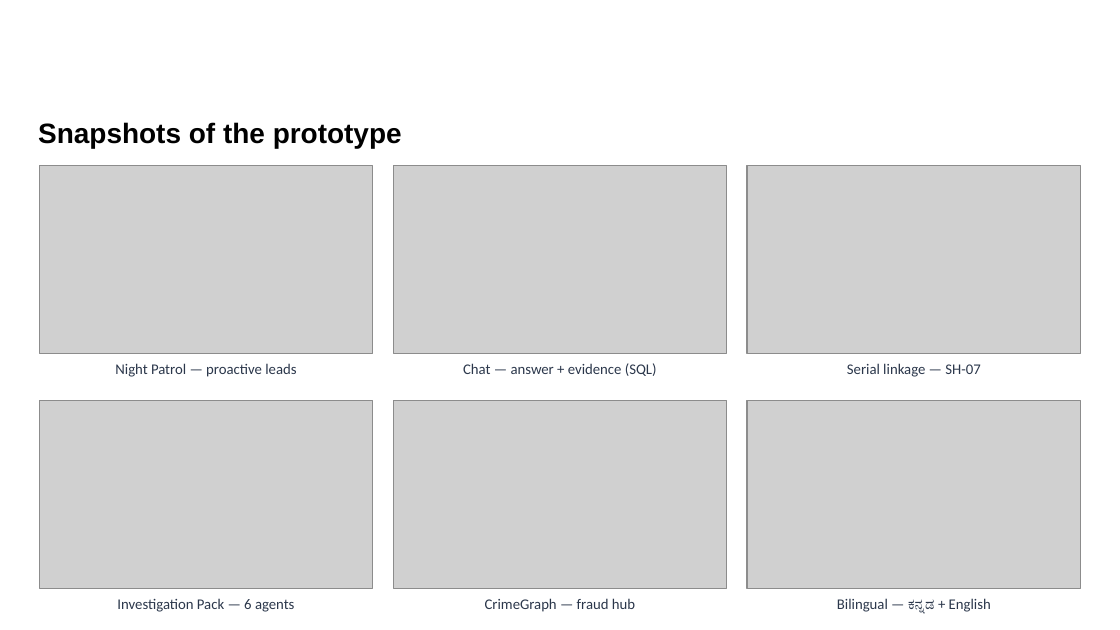
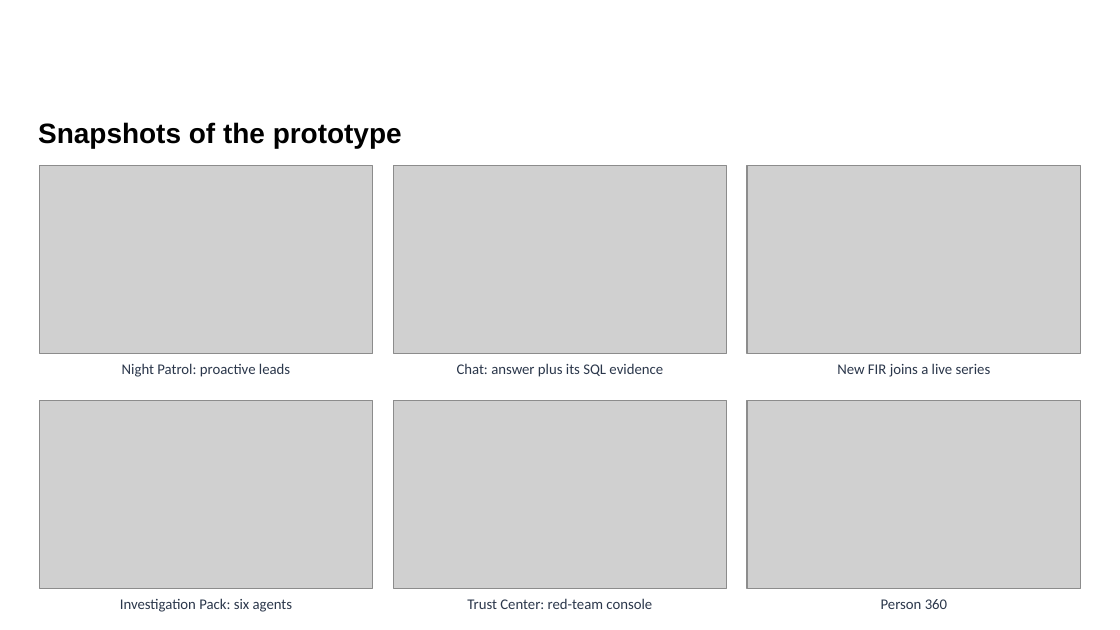
Before and after one commit to arungeekay/anveshak, a slide deck: slide 11 of ANVESHAK_KSP_Datathon_2026_Submission.pptx. Drawn at 1120x630 pixels with LibreOffice and Linux fonts; fonts in the diff are those of the drawing; grey boxes stand for pictures; background and template pictures are left out. Boxes give left, top, right and bottom in pixels: in the first picture for what was removed or moved away, otherwise in the second. Text is boxed around its words. In the diff, an @@ line names an element or a change of style, - is before the commit and + after.

Commit message:
video+deck: refresh both for the Stage-2 feature set
Video (2:38, within the 3-minute limit): re-recorded against the live app covering
all nine views. New beats: the patrol plan, the Trust Center red-team console
refusing injection and caste profiling, the audit chain verifying, a new FIR filed
in plain words joining SH-07 as case 16, the series replay crossing three
districts, the counterfactual, Person 360 and role-scoped answers.

Deck: rewritten for what the app now does, with six fresh screenshots including
the live intake and the red-team console. Benchmarks slide adds the counterfactual,
the ten-second investigation and the guardrail record. Catalyst slide separates
what is live from what is integrated with an honest status.

Also corrected a caption that hardcoded fifteen offences; the intake earlier in the
demo grows the series to sixteen.

```diff
--- a/ANVESHAK_KSP_Datathon_2026_Submission.pptx
+++ b/ANVESHAK_KSP_Datathon_2026_Submission.pptx
@@ text at (122,363,290,377): text changed @@
-Night Patrol — proactive leads
+Night Patrol: proactive leads
@@ text at (457,363,663,377): text changed @@
-Chat — answer + evidence (SQL)
+Chat: answer plus its SQL evidence
@@ text at (837,363,991,377): text changed @@
-Serial linkage — SH-07
+New FIR joins a live series
@@ text at (120,598,293,612): text changed @@
-Investigation Pack — 6 agents
+Investigation Pack: six agents
@@ text at (467,598,652,609): text changed @@
-CrimeGraph — fraud hub
+Trust Center: red-team console
@@ text at (881,599,947,609): text changed @@
-Bilingual — ಕನ್ನಡ + English
+Person 360
```
Also in this commit, not shown: 13 other slides changed, 11 other files.
